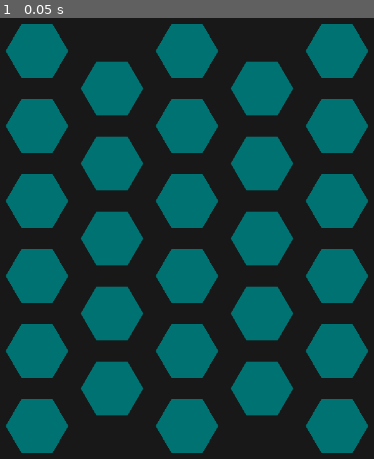
Above: before the commit, frame 1.
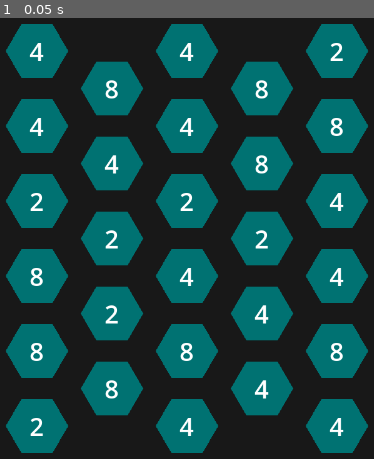
Above: after the commit, the same moment.

Repository: leighpauls/ttfe-
Game: Godot game, scene res://Game.tscn
The game is run twice, just before and just after one commit, with the same random seed, the same clock (stepped at 60 frames per second) and the same inputs.
Inputs:
- Up to frame 1 (0.05 s): no input

The runs differ from the first frame. In frame 1, 2.3% of the frame differs, in the area x 7-92%, y 5-95%.

Commit message:
combine selected bricks

Diff:
--- a/Brick.gd
+++ b/Brick.gd
@@ -8,11 +8,16 @@
 signal clicked(brick: Brick, mouse_position: Vector2)
 signal hovered(brick: Brick)
 
+var brick_number: int
+
 var _line: Line
 var _grid_position: Vector2i
 
 func _ready():
 	_line = $Line
+
+func _process(delta):
+	$label.set_text(var_to_str(brick_number))
 
 func _unhandled_input(event):
 	if event is InputEventMouseButton:
--- a/Brick.tscn
+++ b/Brick.tscn
@@ -1,7 +1,10 @@
-[gd_scene load_steps=3 format=3 uid="uid://b3qnaj4ngqqan"]
+[gd_scene load_steps=4 format=3 uid="uid://b3qnaj4ngqqan"]
 
 [ext_resource type="Script" path="res://Brick.gd" id="2_0ffmt"]
 [ext_resource type="Script" path="res://Line.gd" id="3_imkud"]
+
+[sub_resource type="LabelSettings" id="LabelSettings_pw6qh"]
+font_size = 40
 
 [node name="brick" type="Polygon2D"]
 z_index = 2
@@ -14,3 +17,13 @@
 z_index = -1
 polygon = PackedVector2Array(2.08165e-12, 10, 100, 10, 100, -10, 2.08165e-12, -10)
 script = ExtResource("3_imkud")
+
+[node name="label" type="Label" parent="."]
+offset_left = -41.0
+offset_top = -27.0
+offset_right = 41.0
+offset_bottom = 28.0
+text = "2"
+label_settings = SubResource("LabelSettings_pw6qh")
+horizontal_alignment = 1
+vertical_alignment = 1
--- a/Game.gd
+++ b/Game.gd
@@ -1,6 +1,8 @@
 extends Node2D
 
 var brick_scene = preload('res://Brick.tscn')
+
+var rng = RandomNumberGenerator.new()
 
 var selected_bricks: Array[Brick] = []
 
@@ -14,7 +16,10 @@
 				continue
 			var grid_position = Vector2i(x, y)
 			var new_brick: Brick = brick_scene.instantiate()
+
 			new_brick.set_grid_position(grid_position)
+			new_brick.brick_number = int(pow(2, rng.randi_range(1, 3)))
+
 			new_brick.clicked.connect(_on_brick_clicked)
 			new_brick.hovered.connect(_on_brick_hovered)
 
@@ -29,14 +34,23 @@
 		return
 
 	var prev_brick = selected_bricks[-1]
-	if prev_brick.is_adjacent(brick):
-		if brick not in selected_bricks:
-			selected_bricks.push_back(brick)
-			prev_brick.draw_line_target(brick.get_global_position())
-		else:
-			while selected_bricks[-1] != brick:
-				var popped_brick = selected_bricks.pop_back()
-				popped_brick.hide_line()
+
+	if brick in selected_bricks:
+		while selected_bricks[-1] != brick:
+			var popped_brick = selected_bricks.pop_back()
+			popped_brick.hide_line()
+		return
+
+	var expected_numbers: Array[int]
+	var prev_number = prev_brick.brick_number
+	if selected_bricks.size() == 1:
+		expected_numbers = [prev_number]
+	else:
+		expected_numbers = [prev_number, prev_number * 2]
+
+	if prev_brick.is_adjacent(brick) and brick.brick_number in expected_numbers:
+		selected_bricks.push_back(brick)
+		prev_brick.draw_line_target(brick.get_global_position())
 
 func _unhandled_input(event):
 	if event is InputEventMouseMotion and selected_bricks.size() > 0:
@@ -45,6 +59,23 @@
 	if (event is InputEventMouseButton
 	  and event.is_released()
 	  and event.get_button_index() == MOUSE_BUTTON_LEFT):
-		for brick in selected_bricks:
-			brick.hide_line()
+		_handle_release_selected()
+
+
+func _handle_release_selected():
+	var selected_total: int = 0
+	for brick in selected_bricks:
+		brick.hide_line()
+		selected_total += brick.brick_number
+
+	if selected_bricks.size() <= 1:
 		selected_bricks = []
+		return
+
+	var new_number = int(pow(2, floor(log(selected_total) / log(2))))
+
+	selected_bricks.pop_back().brick_number = new_number
+
+	while selected_bricks.size() > 0:
+		var removed_brick = selected_bricks.pop_front()
+		removed_brick.get_parent().remove_child(removed_brick)
